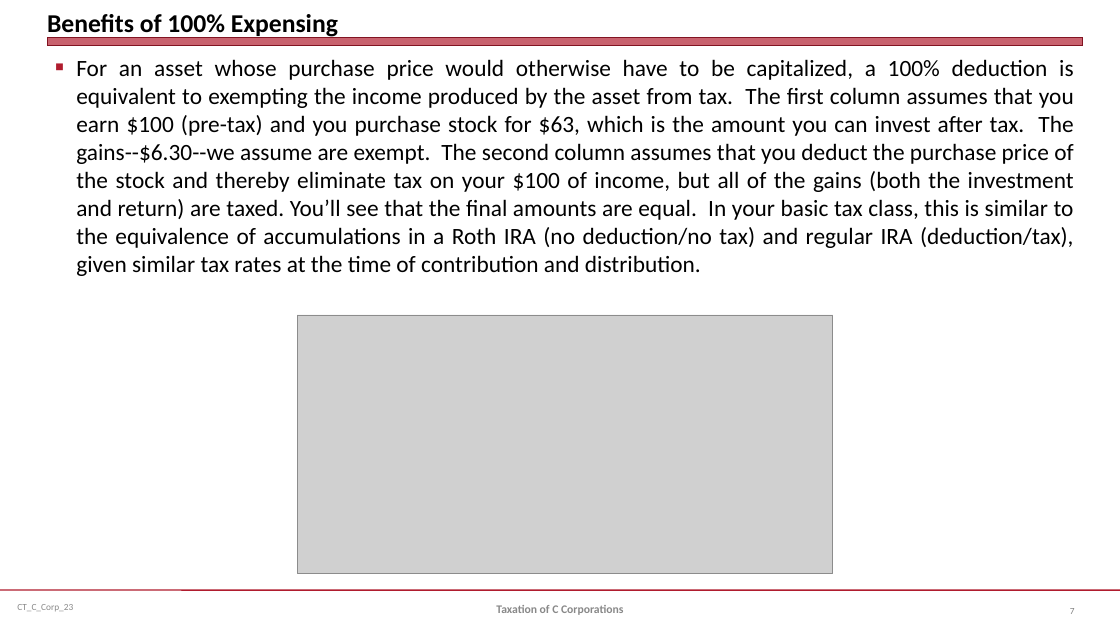
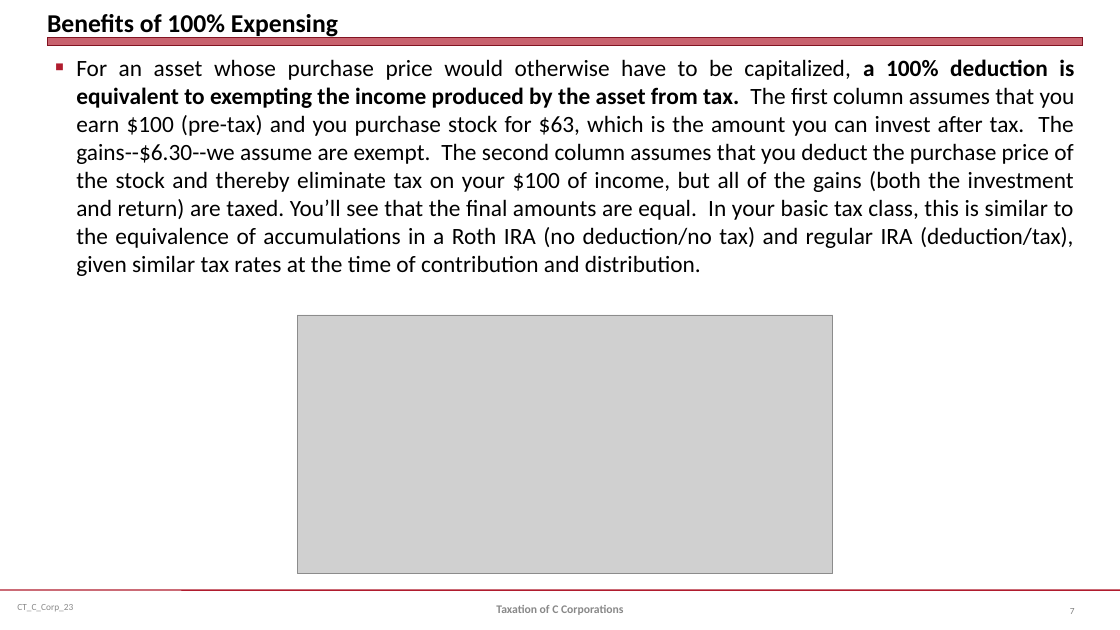
Before and after one commit to jmc877/Corporate-Tax, a slide deck: slide 7 of slides/CT_C_Corp_23.pptx. Drawn at 1120x630 pixels with LibreOffice and Linux fonts; fonts in the diff are those of the drawing; grey boxes stand for pictures. Boxes give left, top, right and bottom in pixels: in the first picture for what was removed or moved away, otherwise in the second. Text is boxed around its words. In the diff, an @@ line names an element or a change of style, - is before the commit and + after.

```diff
--- a/slides/CT_C_Corp_23.pptx
+++ b/slides/CT_C_Corp_23.pptx
@@ text "For an asset whose purchase ..." at <box>76,59,1075,276</box>: bold on in "a 100% deduction is equivalent to exempting ..." @@
```
Also in this commit, not shown: 1 other slide changed, 2 other files.
